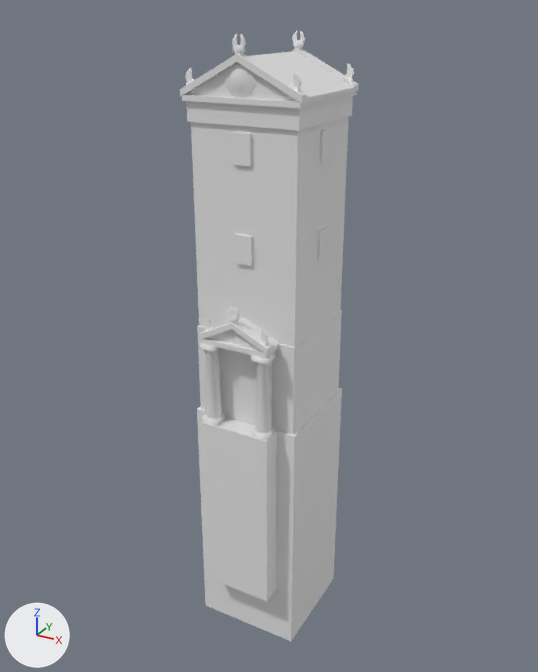
The COLLADA model art/meshes/structural/syracuse/stone_tower.dae as it was, and as the next commit left it.
Both versions are drawn from a 50 mm camera at (17.2, -30.2, 20.0) aimed at (-0.1, 1.3, 4.3). Lighting does not change. The marker at lower left points along +X, +Y and +Z. The older version comes first. Where no turn or scale is listed for an object, it has been applied to the vertices.

The first picture shows 'stone_tower'.
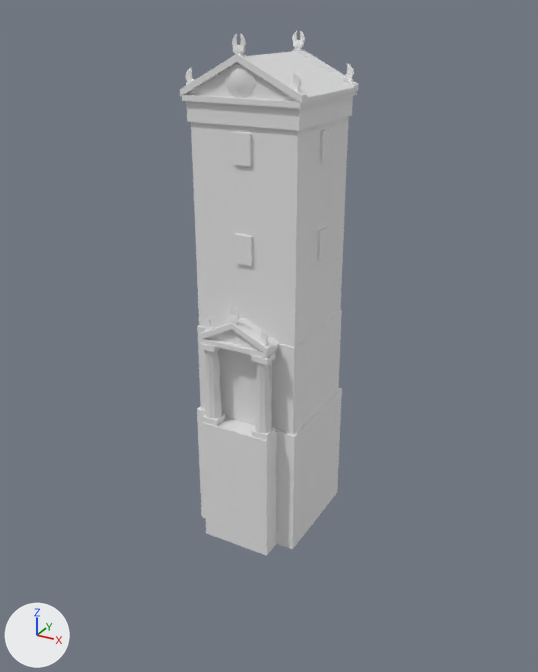
The newer file is also turned or shifted as a whole; pictures and numbers use the older file's frame.

What the commit changed:
me_cubo_4341 is used by ob_stone_tower; location (0.0, 0.0, 0.0).
Before the commit, vertices of me_cubo_4341: 0 (2.9, -1.6, -12.9) at pixel (291, 641), 2 (-2.9, -1.6, -12.9) at pixel (205, 605), 4 (2.9, 4.2, -12.9) at pixel (333, 578), 6 (-2.9, 4.2, -12.9).
Before the commit, vertices of me_cubo_4341: 168 (1.9, -2.7, -9.5) at pixel (266, 601), 170 (-1.9, -2.7, -9.5) at pixel (208, 577), 172 (1.9, -1.6, -9.5) at pixel (275, 589), 174 (-1.9, -1.6, -9.5).
me_cubo_4341 had 812 vertices, 1426 faces and spanned x -3.0..3.0, y -2.7..4.3, z -12.9..19.1.
me_cubo_4341 now has 812 vertices, 1424 faces and spans x -3.0..3.0, y -2.7..4.3, z -6.4..19.1.
Part 1, on me_cubo_4341:
Vertices 0, 2, 4, 6 of me_cubo_4341 move by (0.0, 0.0, 6.5).
Part 2, on me_cubo_4341:
Vertices 168, 170, 172, 174 of me_cubo_4341 move by (0.0, 0.0, 3.1).

What differs and where, as boxes (x1, y1, x2, y2) in the pictures (538 x 672 px; the box of a moved part takes in the faces that stretch with it):
'stone_tower', reshaped (14% shorter)
    before: (180, 31, 358, 641)
    after: (180, 31, 358, 556)
part 1 of me_cubo_4341, moved or reshaped
    before: (197, 389, 342, 641)
    after: (197, 389, 342, 549)
part 2 of me_cubo_4341, moved or reshaped
    before: (202, 423, 277, 601)
    after: (202, 423, 277, 556)
